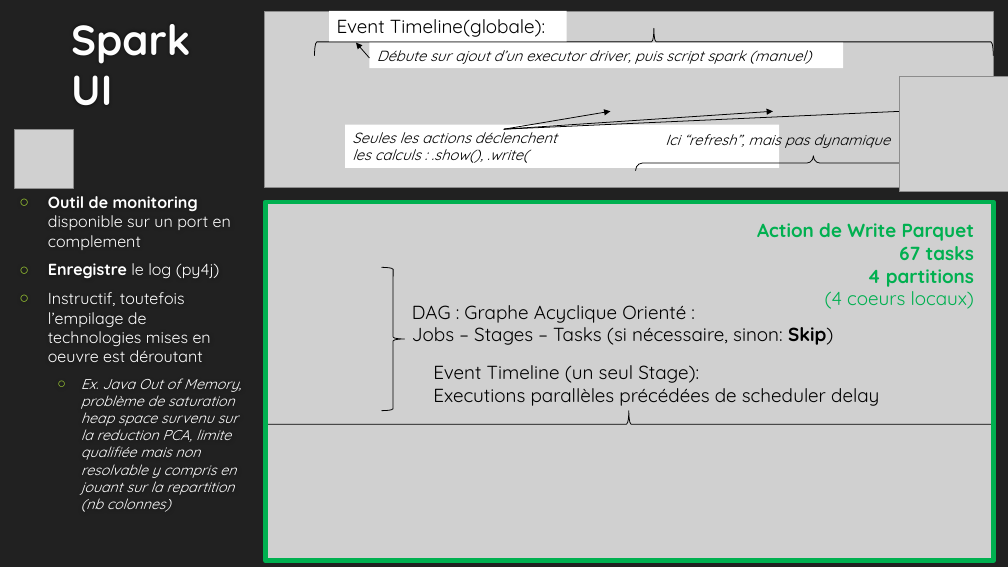
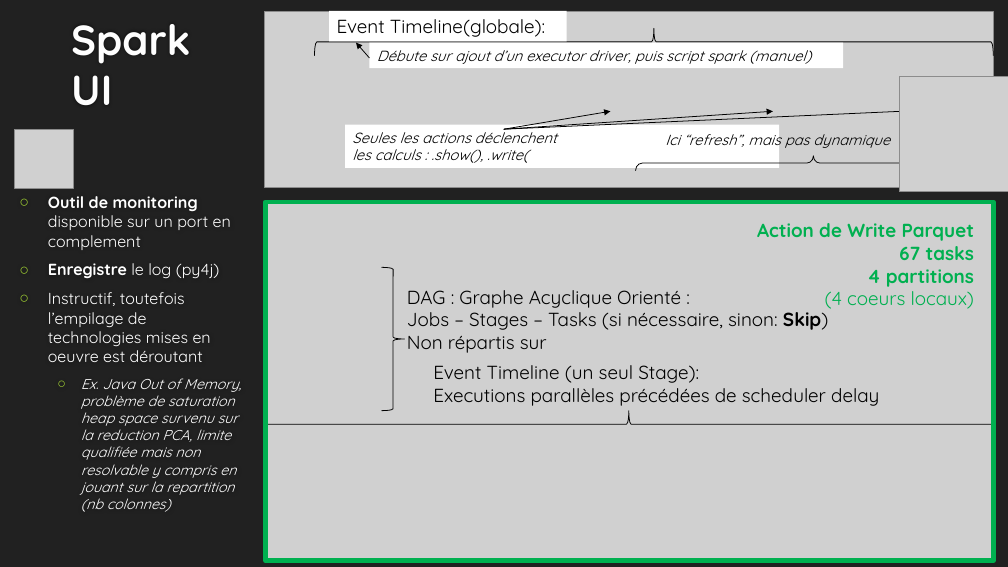
Before and after one commit to EtienneLardeur/P8_FruitsRecognition, a slide deck: slide 6 of P8_Big_Data.pptx. Drawn at 1008x567 pixels with LibreOffice and Linux fonts; fonts in the diff are those of the drawing; grey boxes stand for pictures; background and template pictures are left out. Boxes give left, top, right and bottom in pixels: in the first picture for what was removed or moved away, otherwise in the second. Text is boxed around its words. In the diff, an @@ line names an element or a change of style, - is before the commit and + after.

```diff
--- a/P8_Big_Data.pptx
+++ b/P8_Big_Data.pptx
@@ text "DAG : Graphe Acyclique Orienté ...": place and size @@
-text "DAG : Graphe Acyclique Orienté ..." at <box>412,305,833,345</box>
+text "DAG : Graphe Acyclique Orienté ..." at <box>407,290,828,353</box>
@@ text at <box>407,329,547,353</box>: paragraph added @@
+Non répartis sur
```
Also in this commit, not shown: 6 other slides changed.
